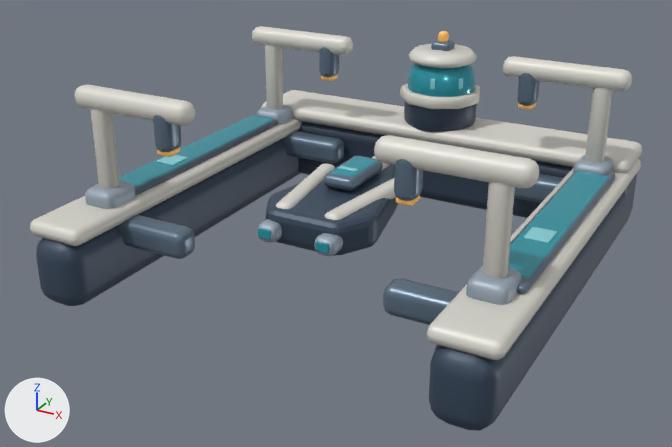
The glTF model space-battleship/assets/galaxy/v3/buildings/orbital_shipyard/orbital_shipyard_lv1.glb, before and after one commit.
Rendered twice from a camera (50 mm lens) standing at (6.52, -12.8, 6.93) and looking at (-0.22, -0.54, 0.8). Arrows for +X, +Y and +Z are at lower left; the lights stay in place. The picture after the commit comes second. Where no turn or scale is listed for an object, it has been applied to the vertices. Vertices at exactly the same position are counted once.

In view in the first picture: 'Structure'.
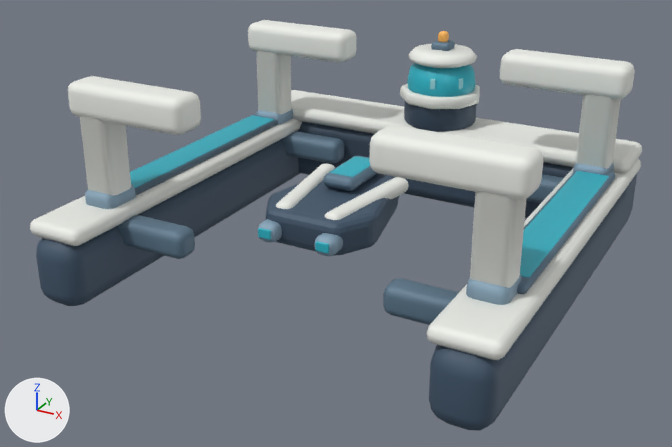
What differs and where, as boxes (x1, y1, x2, y2) in the pictures (672 x 447 px):
'Structure', reshaped: before (30, 26, 642, 431); after (30, 20, 642, 431)
part 1 of me_cube_123, rebuilt (42% taller): before (503, 56, 632, 91); after (500, 49, 635, 99)
part 2 of me_cube_123, rebuilt: before (482, 182, 515, 279); after (470, 191, 526, 288)
part 3 of me_cube_123, rebuilt (59% wider): before (585, 87, 613, 162); after (576, 94, 621, 169)
part 4 of me_cube_123, rebuilt (7% wider, 39% taller): before (252, 26, 353, 56); after (248, 20, 356, 62)
part 5 of me_cube_123, rebuilt (11% wider, 43% taller): before (75, 85, 195, 126); after (68, 76, 201, 135)
part 6 of me_cube_123, rebuilt (95% wider): before (265, 45, 283, 109); after (256, 50, 292, 114)
part 7 of me_cube_123, rebuilt: before (91, 108, 120, 189); after (80, 116, 131, 196)
part 8 of me_cube_123, rebuilt (41% taller): before (374, 135, 539, 188); after (369, 125, 543, 200)
part 9 of me_cube_123, deleted: before (153, 47, 557, 243)
part 10 of me_cube_123, recoloured: (30, 31, 642, 425) in both

The change in detail:
me_cube_123 is used by ob_structure; location (-3.26, -0.11, 0.57).
me_cube_123 had 5432 vertices, 10580 faces and spanned x -0.5..7.01, y -3.8..4.03, z -0.57..2.71.
me_cube_123 now has 4376 vertices, 8512 faces and spans x -0.5..7.01, y -3.8..4.03, z -0.57..2.71.
me_cube_123 part 1: the loose piece of 96 vertices spanning x 4.73..6.87, y 2.25..2.61, z 2.26..2.61 is rebuilt with 96 vertices and now spans x 4.73..6.87, y 2.12..2.74, z 2.15..2.71.
me_cube_123 part 2: the loose piece of 96 vertices spanning x 6.28..6.59, y -2.59..-2.28, z 0.85..2.39 is rebuilt with 96 vertices and now spans x 6.16..6.71, y -2.71..-2.16, z 0.85..2.39.
me_cube_123 part 3: the loose piece of 96 vertices spanning x 6.28..6.59, y 2.28..2.59, z 0.85..2.39 is rebuilt with 96 vertices and now spans x 6.16..6.71, y 2.16..2.71, z 0.85..2.39.
me_cube_123 part 4: the loose piece of 96 vertices spanning x -0.36..1.78, y 2.25..2.61, z 2.26..2.61 is rebuilt with 96 vertices and now spans x -0.36..1.78, y 2.12..2.74, z 2.15..2.71.
me_cube_123 part 5: the loose piece of 96 vertices spanning x -0.36..1.78, y -2.61..-2.25, z 2.26..2.61 is rebuilt with 96 vertices and now spans x -0.36..1.78, y -2.74..-2.12, z 2.15..2.71.
me_cube_123 part 6: the loose piece of 96 vertices spanning x -0.08..0.23, y 2.28..2.59, z 0.85..2.39 is rebuilt with 96 vertices and now spans x -0.2..0.35, y 2.16..2.71, z 0.85..2.39.
me_cube_123 part 7: the loose piece of 96 vertices spanning x -0.08..0.23, y -2.59..-2.28, z 0.85..2.39 is rebuilt with 96 vertices and now spans x -0.2..0.35, y -2.71..-2.16, z 0.85..2.39.
me_cube_123 part 8: the loose piece of 96 vertices spanning x 4.73..6.87, y -2.61..-2.25, z 2.26..2.61 is rebuilt with 96 vertices and now spans x 4.73..6.87, y -2.74..-2.12, z 2.15..2.71.
me_cube_123 part 9: 11 loose pieces with 1056 vertices, spanning x -0.18..6.69, y -2.63..2.63, z 0.91..2.48, are deleted.
me_cube_123 part 10: 6984 kept faces spanning x -0.5..7.01, y -3.8..4.03, z -0.57..2.71 get new vertex colours.
